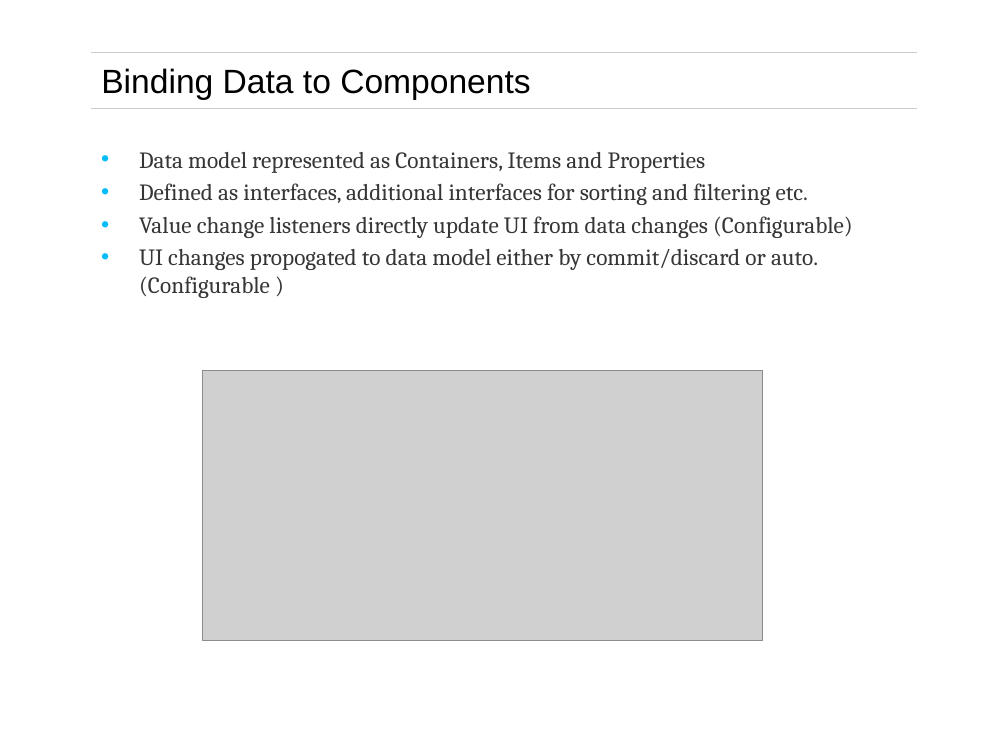
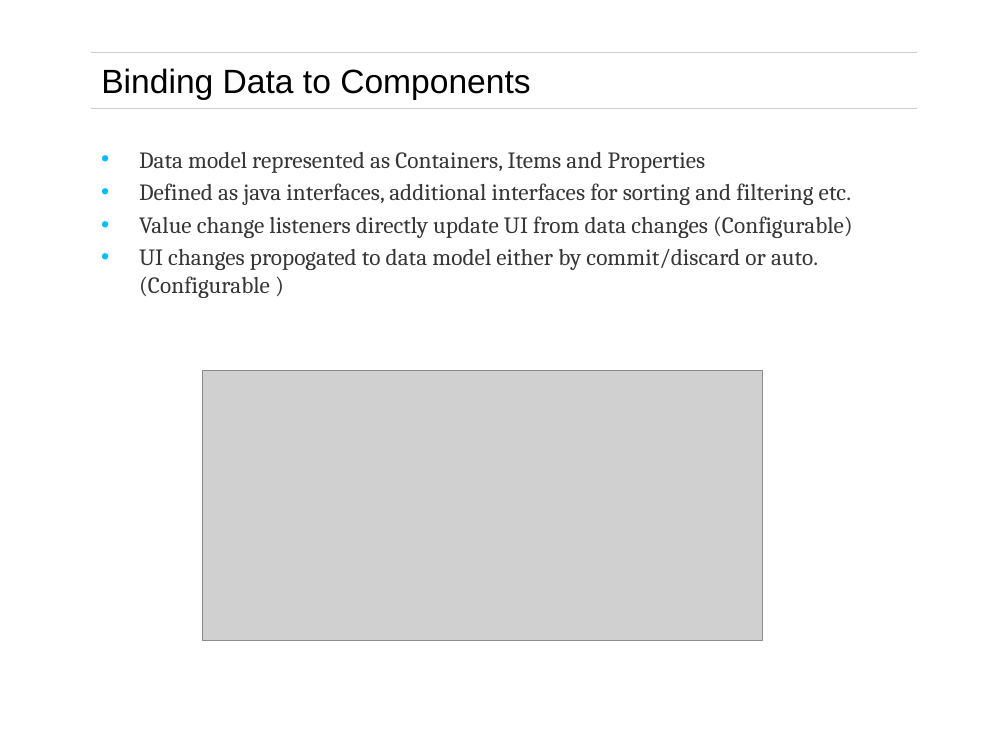
Before and after one commit to philbarton/fmArchitecture, a slide deck: slide 18 of fremantleHandover.pptx. Drawn at 1008x756 pixels with LibreOffice and Linux fonts; fonts in the diff are those of the drawing; grey boxes stand for pictures; background and template pictures are left out. Boxes give left, top, right and bottom in pixels: in the first picture for what was removed or moved away, otherwise in the second. Text is boxed around its words. In the diff, an @@ line names an element or a change of style, - is before the commit and + after.

```diff
--- a/fremantleHandover.pptx
+++ b/fremantleHandover.pptx
@@ text at box(139, 183, 851, 205): text changed @@
-• Defined as interfaces, additional interfaces for sorting and filtering etc.
+• Defined as java interfaces, additional interfaces for sorting and filtering etc.
```
Also in this commit, not shown: 5 other slides changed, 1 slide removed.
